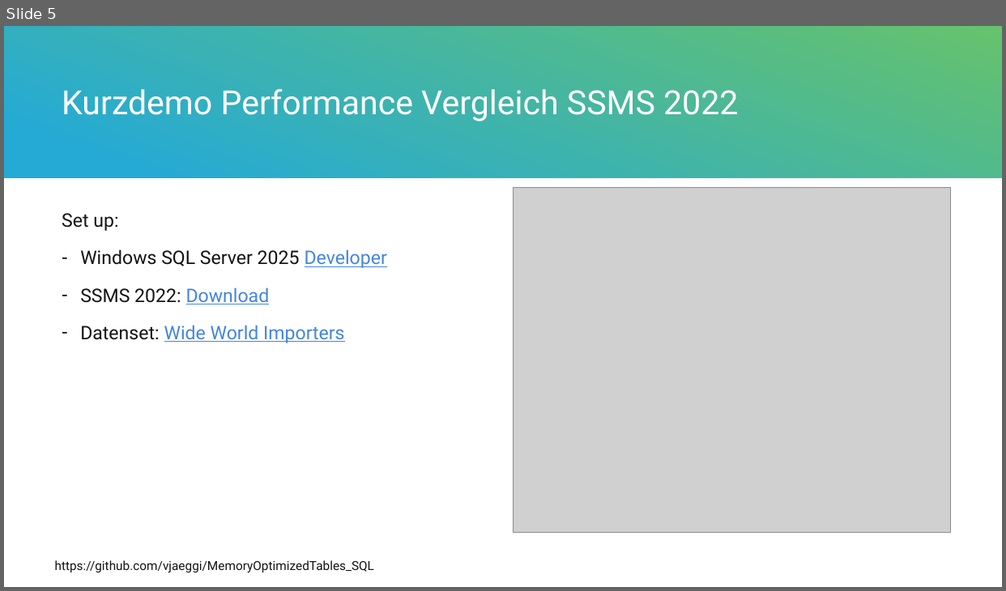
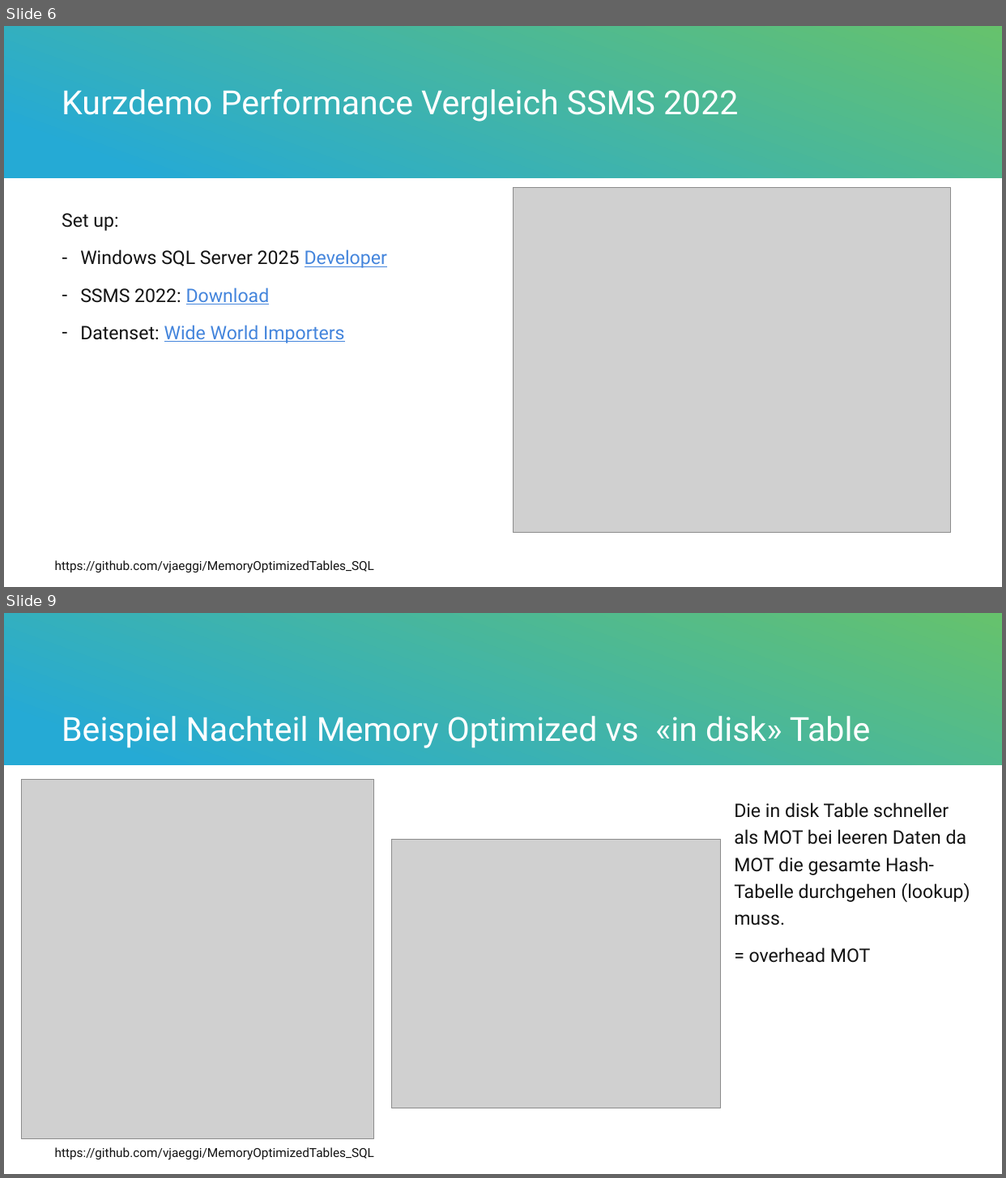
Before and after one commit to vjaeggi/MemoryOptimizedTables_SQL, a slide deck: presentation/MemoryOptimizedTables_SQLDatenbanken.pptx. Shown one above the other, each under a label of ours: slide 5 before the commit, slides 6 and 9 after it; the slides between them are not shown. The pictures are 1006x591 and 1006x1178 pixels, drawn with LibreOffice and Linux fonts; fonts in the diff are those of the drawing; grey boxes stand for pictures. Boxes give left, top, right and bottom in pixels: in the first picture for what was removed or moved away, otherwise in the second. Text is boxed around its words. In the diff, an @@ line names an element or a change of style, - is before the commit and + after.

```diff
--- a/presentation/MemoryOptimizedTables_SQLDatenbanken.pptx
+++ b/presentation/MemoryOptimizedTables_SQLDatenbanken.pptx
@@ slide 9 added at [4,613,1002,1174], background #FFFFFF; not listed: 1 template element that a slide beside it also shows @@
@@ title added at [62,716,870,748], 32 pt, text #FFFFFF @@
+Beispiel Nachteil Memory Optimized vs «in disk» Table
@@ picture added at [22,779,374,1139] @@
@@ text added at [734,803,970,963], 18 pt, text #131313 @@
+Die in disk Table schneller als MOT bei leeren Daten da MOT die gesamte Hash-Tabelle durchgehen (lookup) muss.
+= overhead MOT
@@ picture added at [391,840,720,1109] @@
@@ text added at [55,1148,374,1161], 12 pt, text #131313 @@
+https://github.com/vjaeggi/MemoryOptimizedTables_SQL
@@ what was slide 5 is now slide 6 @@
```
Also in this commit, not shown: 4 slides changed, 2 other slides added, 2 slides removed, 3 other files.
